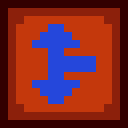
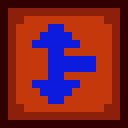
The second w=128, h=128 image is a revision of the first. Changes to its layers:
painted on "Side" over [32, 24, 96, 104]
